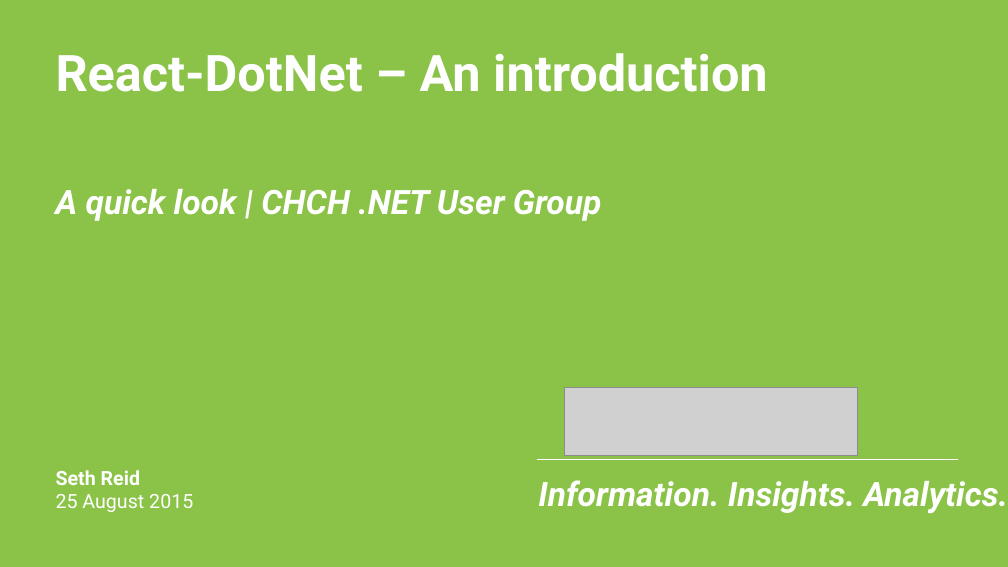
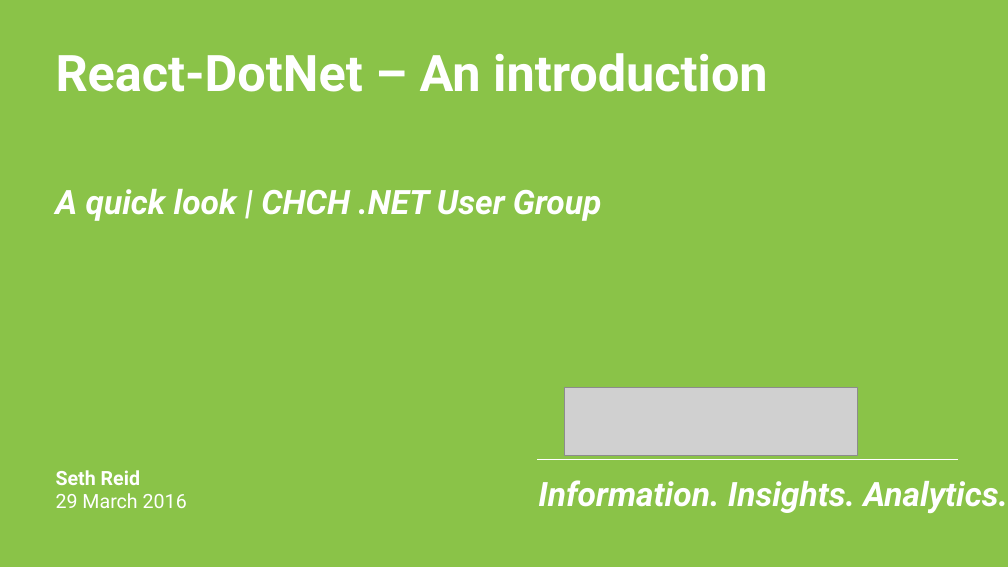
Before and after one commit to justsayno/React-DotNet, a slide deck: slide 1 of ReactDotNet - An Introduction.pptx. Drawn at 1008x567 pixels with LibreOffice and Linux fonts; fonts in the diff are those of the drawing; grey boxes stand for pictures. Boxes give left, top, right and bottom in pixels: in the first picture for what was removed or moved away, otherwise in the second. Text is boxed around its words. In the diff, an @@ line names an element or a change of style, - is before the commit and + after.

```diff
--- a/ReactDotNet - An Introduction.pptx
+++ b/ReactDotNet - An Introduction.pptx
@@ text at bbox=[56, 493, 187, 508]: text changed @@
-25 August 2015
+29 March 2016
```
Also in this commit, not shown: 3 other slides changed, 1 slide added.
